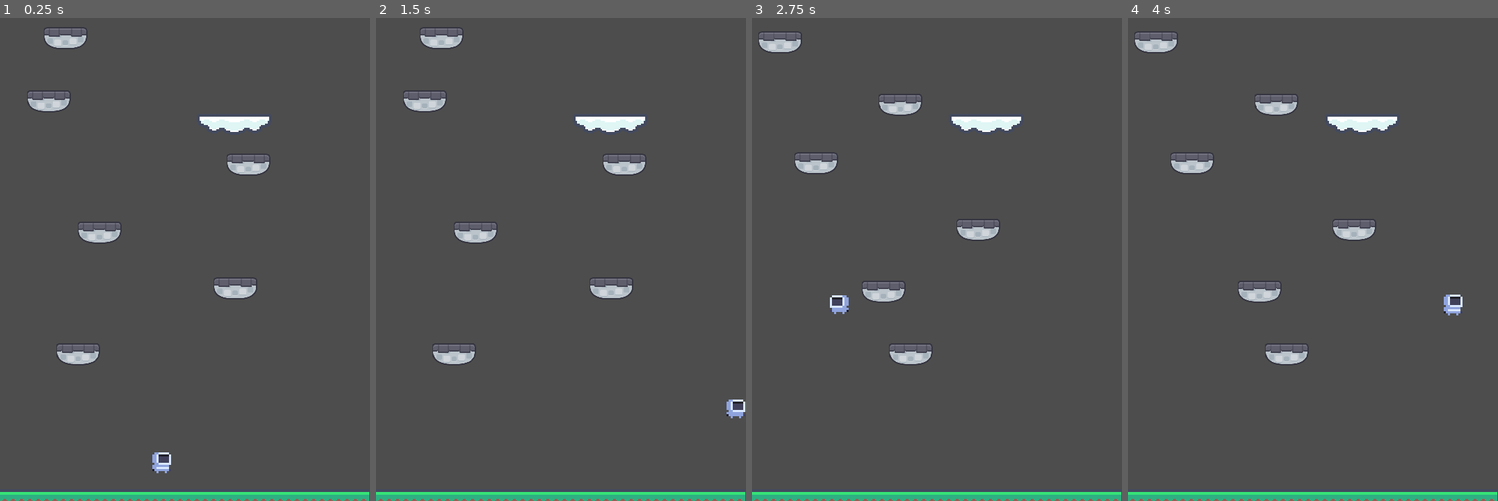
Above: before the commit, frames 1-4 (left to right).
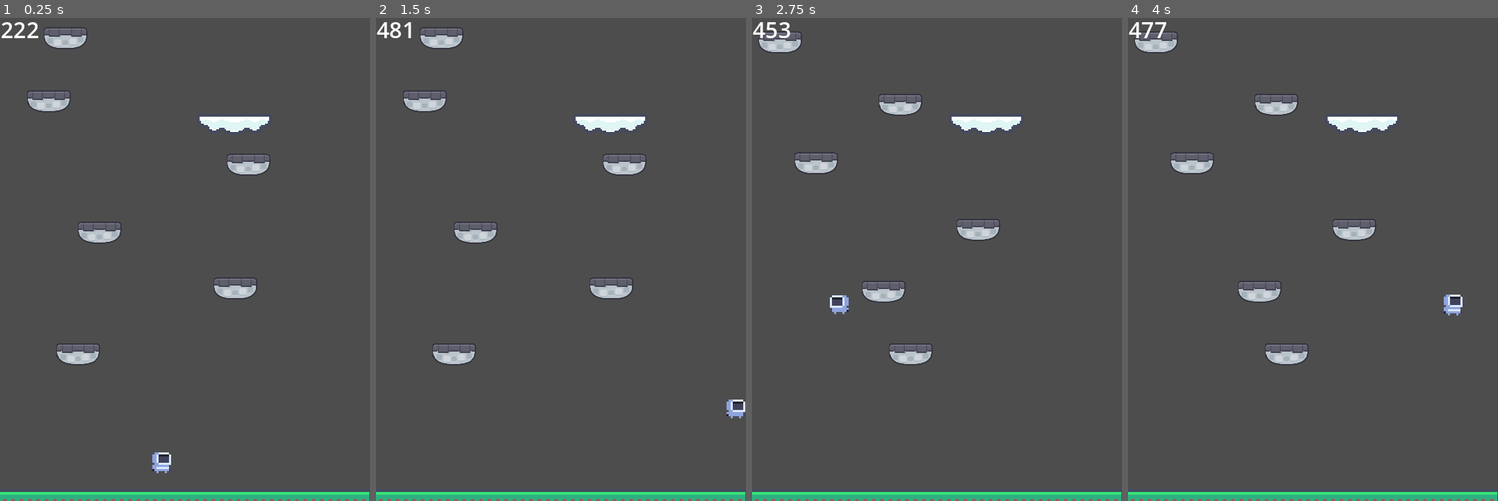
Above: after the commit, the same moments.

Repository: Slime-x/doodle-jump
Game: Godot game, scene res://scenes/game.tscn
Two runs of this game, one before a commit and one after it. Both use one fixed random seed, a clock stepped at 60 frames per second and the inputs below.
Inputs (mouse positions are in pixels of both pictures, inside the frame that each line leads up to):
- Up to frame 1 (0.25 s): no input
- Up to frame 2 (1.5 s): tap Enter at 0.5 s; move the mouse to (642, 230) at 0.52 s; hold D (right) from 0.53 s (still down); tap Alt at 0.6 s; click (642, 230) at 0.67 s; tap Up at 0.77 s; move the mouse to (487, 283) at 1.27 s; tap Shift at 1.35 s
- Up to frame 3 (2.75 s): tap Up at 1.52 s; move the mouse to (974, 148) at 2.02 s; release D (right) at 2.03 s; hold A (left) from 2.03 s (still down); tap Alt at 2.1 s
- Up to frame 4 (4 s): move the mouse to (1294, 356) at 2.77 s; release A (left) at 2.78 s; hold D (right) from 2.78 s (still down); tap Shift at 2.85 s; click (1294, 356) at 2.92 s; tap Up at 3.02, 3.77 s; move the mouse to (1424, 331) at 3.52 s; tap Alt at 3.6 s

The runs differ from the first frame. In frame 1, 0.2% of the frame differs, in the area x 0-11%, y 0-5%; in frame 2, 0.1%; in frame 3, 0.2%; in frame 4, 0.1%.

Commit message:
Idk everything is falling apart kinda

Diff:
--- a/scenes/game.tscn
+++ b/scenes/game.tscn
@@ -673,12 +673,27 @@
 [node name="TileMapLayer2" type="TileMapLayer" parent="." unique_id=1214437316]
 tile_set = SubResource("TileSet_mwfs3")
 
+[node name="platform_spawner" type="Node" parent="." unique_id=1591493404]
+script = ExtResource("5_p57ef")
+
+[node name="platforms" type="Node" parent="." unique_id=1320457500]
+
 [node name="Camera2D" type="Camera2D" parent="." unique_id=1522382551 node_paths=PackedStringArray("player")]
+z_index = 1
 position = Vector2(307, 26)
 script = ExtResource("5_iywne")
 player = NodePath("../player")
 
-[node name="platform_spawner" type="Node" parent="." unique_id=1591493404]
-script = ExtResource("5_p57ef")
-
-[node name="platforms" type="Node" parent="." unique_id=1320457500]
+[node name="Label" type="Label" parent="Camera2D" unique_id=1824702202]
+anchors_preset = 11
+anchor_left = 1.0
+anchor_right = 1.0
+anchor_bottom = 1.0
+offset_left = -265.0
+offset_top = -349.0
+offset_right = -178.0
+offset_bottom = -307.0
+grow_horizontal = 0
+grow_vertical = 2
+theme_override_font_sizes/font_size = 32
+text = "0"
--- a/scripts/enemy.gd
+++ b/scripts/enemy.gd
@@ -2,5 +2,5 @@
 
 
 
-func _on_body_entered(body: CharacterBody2D) -> void:
+func _on_body_entered(body: CharacterBody2D):
 	body.restart()
--- a/scripts/platform_spawner.gd
+++ b/scripts/platform_spawner.gd
@@ -9,6 +9,7 @@
 var min_gap: float = 80
 var max_gap: float = 100
 var platform_count = 0
+var display_score: float
 
 
 func _ready() -> void:
@@ -22,7 +23,12 @@
 		y -= 100
 
 
-func _process(_delta: float) -> void:
+func _process(delta: float) -> void:
+
+	var score = int(-highest_platform)
+	display_score = lerp(display_score, float(score), 1.0 - exp(-3 * delta))
+	$"../Camera2D/Label".text = str(int(display_score))
+
 	if camera.global_position.y < highest_platform + spawn_distance:
 		var platform_to_spawn = randi_range(2,3)
 
--- a/scripts/player.gd
+++ b/scripts/player.gd
@@ -9,6 +9,7 @@
 var highest_y = 0
 var restarting = false
 @export var start_position = Vector2(307,26)
+var score = 1
 
 func _physics_process(delta: float) -> void:
 
@@ -49,4 +50,4 @@
 	move_and_slide()
 
 func restart():
-	get_tree().reload_current_scene()
+	get_tree().reload_current_scene.call_deferred()
